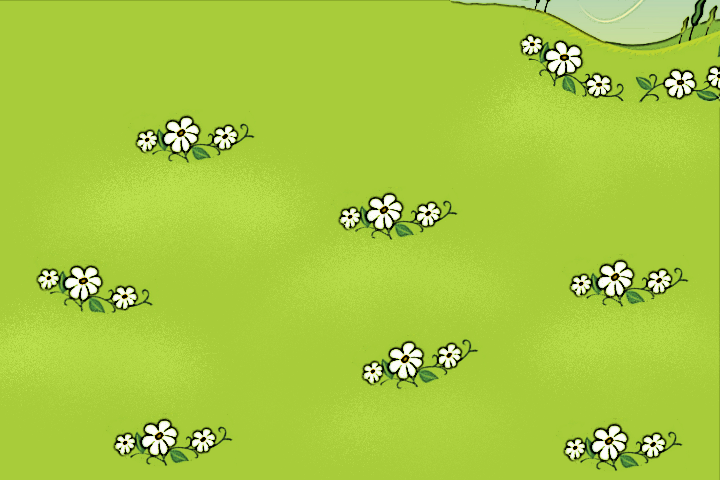
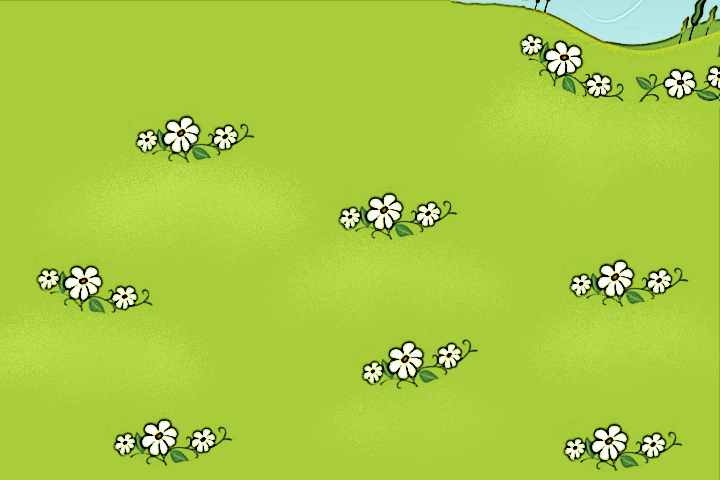
The second 720 x 480 image is a revision of the first. Changes to its layers:
painted on "Nuovo livello" over (x1=454, y1=0, x2=720, y2=44)
